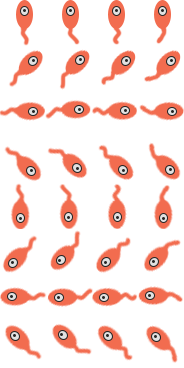
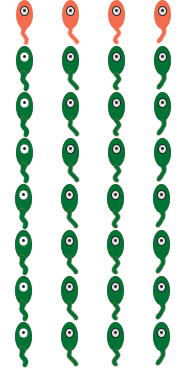
Revision of a layered 184 x 368 image; what changed, layer by layer:
moved "Ellipse 2 copy 7" (2nd of 4, in "Group 7") into group "Group 7", painted on it over [69, 147, 157, 338]
moved "Ellipse 1 copy 7" (2nd of 4, in "Group 7") into group "Group 7", painted on it over [66, 144, 161, 342]
moved "tail copy 7" (2nd of 4, in "Group 7") into group "Group 7", painted on it over [67, 162, 178, 364]
moved "main copy 7" (2nd of 4, in "Group 7") into group "Group 7", painted on it over [62, 138, 172, 352]
moved "Ellipse 2 copy 7" (3rd of 4, in "Group 7") into group "Group 7", painted on it over [23, 147, 165, 220]
moved "Ellipse 1 copy 7" (3rd of 4, in "Group 7") into group "Group 7", painted on it over [20, 144, 168, 223]
moved "tail copy 7" (3rd of 4, in "Group 7") into group "Group 7", painted on it over [20, 161, 170, 205]
moved "main copy 7" (3rd of 4, in "Group 7") into group "Group 7", painted on it over [16, 138, 173, 229]
moved "main copy 6" (2nd of 4, in "Group 7") into group "Group 7", painted on it over [62, 92, 134, 181]
moved "Ellipse 2 copy 6" (3rd of 4, in "Group 7") into group "Group 7", painted on it over [23, 101, 109, 337]
moved "Ellipse 1 copy 6" (3rd of 4, in "Group 7") into group "Group 7", painted on it over [20, 98, 113, 341]
moved "tail copy 6" (3rd of 4, in "Group 7") into group "Group 7", painted on it over [20, 115, 134, 362]
moved "main copy 6" (3rd of 4, in "Group 7") into group "Group 7", painted on it over [16, 92, 124, 352]
moved "Ellipse 2 copy 6" (4th of 4, in "Group 7") into group "Group 7", painted on it over [116, 101, 164, 219]
moved "Ellipse 1 copy 6" (4th of 4, in "Group 7") into group "Group 7", painted on it over [113, 98, 167, 222]
moved "tail copy 6" (4th of 4, in "Group 7") into group "Group 7", painted on it over [111, 112, 168, 203]
moved "main copy 6" (4th of 4, in "Group 7") into group "Group 7", painted on it over [107, 92, 171, 229]
…and 154 more changes (52 added, 25 painted, 76 removed, 2 renamed, 12 stack)
